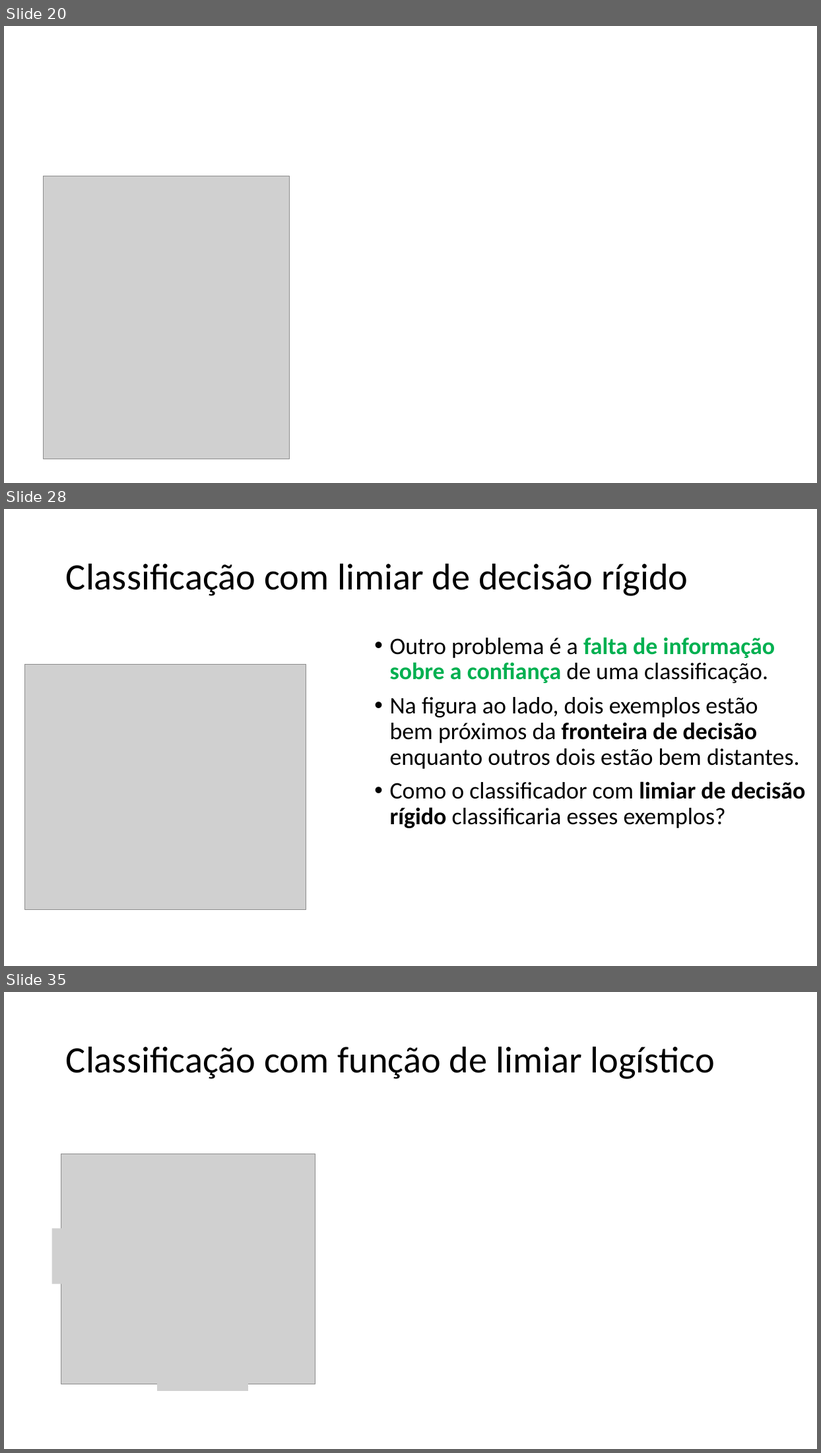
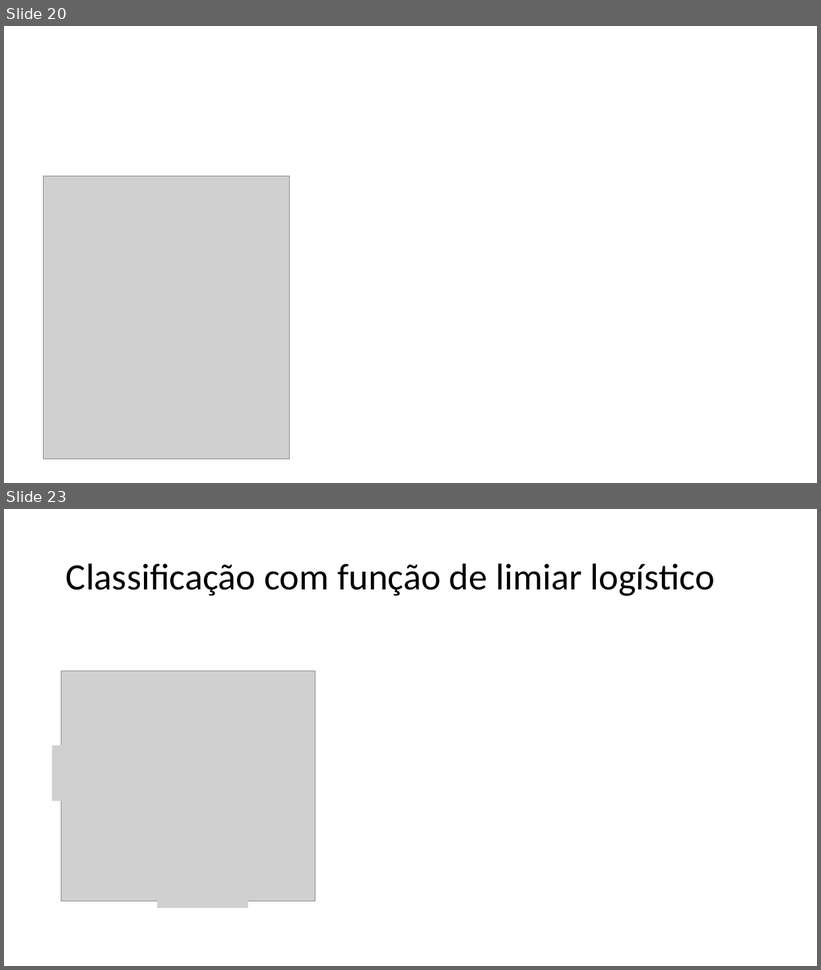
Before and after one commit to zz4fap/c24_inteligencia_artificial, a slide deck: slides/C24_Classificação.pptx. Shown one above the other, each under a label of ours: slides 20, 28 and 35 before the commit, slides 20 and 23 after it; the slides between them are not shown. The pictures are 821x1453 and 821x970 pixels, drawn with LibreOffice and Linux fonts; fonts in the diff are those of the drawing; grey boxes stand for pictures. Boxes give left, top, right and bottom in pixels: in the first picture for what was removed or moved away, otherwise in the second. Text is boxed around its words. In the diff, an @@ line names an element or a change of style, - is before the commit and + after.

```diff
--- a/slides/C24_Classificação.pptx
+++ b/slides/C24_Classificação.pptx
@@ slide 28 removed at bbox=[4, 509, 817, 966], background #FFFFFF @@
@@ title removed at bbox=[66, 563, 688, 596] @@
-Classificação com limiar de decisão rígido
@@ text removed at bbox=[390, 637, 805, 828] @@
-• Outro problema é a falta de informação sobre a confiança de uma classificação.
-• Na figura ao lado, dois exemplos estão bem próximos da fronteira de decisão enquanto outros dois estão bem distantes.
-• Como o classificador com limiar de decisão rígido classificaria esses exemplos?
@@ picture removed at bbox=[24, 665, 306, 910] @@
@@ what was slide 35 is now slide 23 @@
```
Also in this commit, not shown: 5 slides changed, 12 other slides removed.
